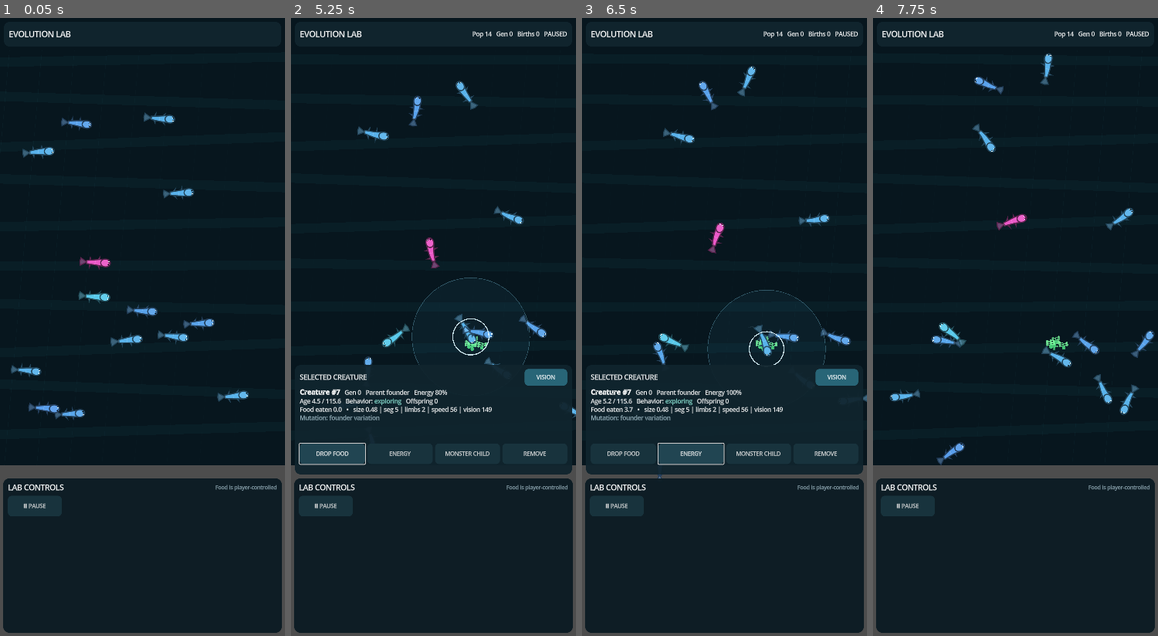
Above: before the commit, frames 1-4 (left to right).
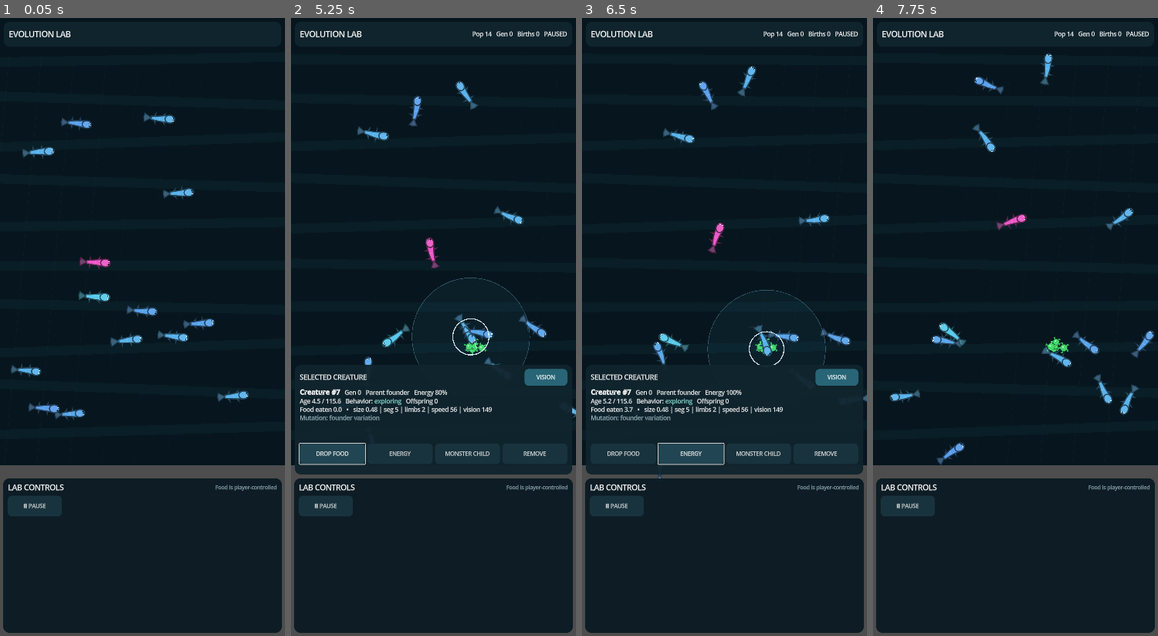
Above: after the commit, the same moments.

Repository: narmanb/procedural-evolution-simulator
Game: Godot game, scene res://scenes/main.tscn
Same seed, same stepped clock (60 frames per second), same inputs: the game is played once before the commit and once after it.
Inputs (mouse positions are in pixels of both pictures, inside the frame that each line leads up to):
- Up to frame 1 (0.05 s): no input
- Up to frame 2 (5.25 s): tap Enter at 0.5 s; move the mouse to (419, 450) at 0.52 s; tap Q at 0.6, 2.85 s; click (419, 450) at 0.67 s; tap Space at 0.77 s; click "▶ RESUME" at 1.25 s; drag from (519, 419) to (419, 450) at 2.02 s; move the mouse to (348, 234) at 2.77 s; click (348, 234) at 2.92 s; drag from (447, 327) to (348, 234) at 3.52 s; click "VISION" at 4.25 s; click "DROP FOOD" at 5 s
- Up to frame 3 (6.5 s): click "ENERGY" at 5.75 s
- Up to frame 4 (7.75 s): click "MONSTER CHILD" at 6.5 s; click "REMOVE" at 7.25 s

The runs differ from the first frame. In frame 1, less than 0.1% of the frame differs, in the area x 18-87%, y 17-64%; in frame 2, 0.1%; in frame 3, less than 0.1%; in frame 4, 0.1%, in the area x 23-92%, y 31-63%.
Error in both runs: unsupported format character in operator '%'. (res://scripts/main.gd:233)

Commit message:
Make eating and manual food visually obvious

Diff:
--- a/scripts/world_renderer.gd
+++ b/scripts/world_renderer.gd
@@ -7,6 +7,7 @@
 var trail_timer: float = 0.0
 var show_vision_overlay: bool = false
 var show_food_overlay: bool = false
+var food_paint_mode: bool = false
 
 func _process(delta: float) -> void:
     if simulation == null:
@@ -55,8 +56,6 @@
     var world_size: Vector2 = EvolutionSimulation.WORLD_SIZE
     draw_rect(Rect2(Vector2.ZERO, world_size), Color("07161e"), true)
 
-    # Broad moving water/habitat bands give the world depth without obscuring
-    # the creatures. These remain decorative in the current ecological slice.
     for y in range(105, int(world_size.y), 104):
         var wobble: float = sin(simulation.elapsed_sim_time * 0.12 + float(y) * 0.025) * 13.0
         draw_line(Vector2(0.0, float(y) + wobble), Vector2(world_size.x, float(y) - wobble), Color(0.08, 0.30, 0.34, 0.15), 24.0)
@@ -65,11 +64,12 @@
         var shimmer: float = 0.028 + 0.022 * sin(simulation.elapsed_sim_time * 0.45 + float(x) * 0.08)
         draw_line(Vector2(float(x), 82.0), Vector2(float(x) - 95.0, world_size.y), Color(0.26, 0.67, 0.72, shimmer), 1.0)
 
-    # Drought has immediate visual feedback so the player can see that an
-    # intervention is active instead of only reading a number in the UI.
     if simulation.drought_timer > 0.0:
         var intensity: float = clampf(simulation.drought_timer / 28.0, 0.0, 1.0)
         draw_rect(Rect2(Vector2.ZERO, world_size), Color(0.30, 0.13, 0.035, 0.07 + intensity * 0.07), true)
+
+    if food_paint_mode:
+        draw_rect(Rect2(Vector2(5.0, 82.0), Vector2(world_size.x - 10.0, world_size.y - 87.0)), Color(0.18, 0.80, 0.38, 0.018), true)
 
 func _draw_food() -> void:
     for patch in simulation.food_patches:
@@ -77,29 +77,31 @@
         if fullness <= 0.02:
             continue
 
-        var sway: float = sin(simulation.elapsed_sim_time * 1.1 + patch.phase) * 2.4
-        var stem_height: float = lerpf(5.0, 14.0, sqrt(fullness))
-        var base: Vector2 = patch.position
-        var top: Vector2 = base + Vector2(sway, -stem_height)
-        var plant_color := Color(0.28, 0.82, 0.48, 0.30 + fullness * 0.58)
-        var bright_color := Color(0.48, 0.98, 0.62, 0.30 + fullness * 0.45)
-
-        draw_line(base + Vector2(0.0, 3.0), top, plant_color, 1.8)
-        var leaves: int = 2 + int(round(fullness * 3.0))
+        # Compact finite food clumps. Their radius collapses visibly as eaten.
+        var pulse: float = 1.0 + sin(simulation.elapsed_sim_time * 1.6 + patch.phase) * 0.06
+        var radius: float = lerpf(2.4, 7.8, sqrt(fullness)) * pulse
+        var center: Vector2 = patch.position
+        var dark := Color(0.12, 0.42, 0.23, 0.90)
+        var green := Color(0.28, 0.88, 0.43, 0.92)
+        var bright := Color(0.63, 1.0, 0.69, 0.96)
+
+        draw_circle(center, radius + 1.5, dark)
+        draw_circle(center, radius, green)
+        draw_circle(center + Vector2(-radius * 0.22, -radius * 0.25), maxf(1.0, radius * 0.28), bright)
+
+        var leaves: int = 3 + int(round(fullness * 2.0))
         for i in range(leaves):
-            var t: float = float(i + 1) / float(leaves + 1)
-            var stem_point: Vector2 = base.lerp(top, t)
-            var side: float = -1.0 if i % 2 == 0 else 1.0
-            var leaf_tip: Vector2 = stem_point + Vector2(side * (4.0 + fullness * 5.0), -2.0 + sway * 0.25)
-            draw_line(stem_point, leaf_tip, bright_color, 2.5)
-            draw_circle(leaf_tip, 1.7 + fullness * 1.4, bright_color)
-
-        draw_circle(base, 2.4 + fullness * 2.2, plant_color)
+            var a: float = patch.phase + TAU * float(i) / float(leaves)
+            var root: Vector2 = center + Vector2.RIGHT.rotated(a) * radius * 0.55
+            var tip: Vector2 = center + Vector2.RIGHT.rotated(a) * radius * 1.75
+            var side: Vector2 = Vector2.RIGHT.rotated(a + PI * 0.5) * radius * 0.38
+            var leaf := PackedVector2Array([root, tip + side, tip - side])
+            draw_colored_polygon(leaf, Color(green.r, green.g, green.b, 0.72))
 
         if show_food_overlay:
-            var overlay_radius: float = 9.0 + fullness * 8.0
-            draw_circle(base, overlay_radius, Color(0.35, 1.0, 0.50, 0.045 + fullness * 0.07))
-            draw_arc(base, overlay_radius, -PI * 0.5, -PI * 0.5 + TAU * fullness, 22, Color(0.65, 1.0, 0.65, 0.78), 1.4)
+            var overlay_radius: float = 10.0 + fullness * 10.0
+            draw_circle(center, overlay_radius, Color(0.35, 1.0, 0.50, 0.045 + fullness * 0.07))
+            draw_arc(center, overlay_radius, -PI * 0.5, -PI * 0.5 + TAU * fullness, 22, Color(0.65, 1.0, 0.65, 0.78), 1.4)
 
 func _draw_creature(org: Organism) -> void:
     var g: Genome = org.genome
@@ -125,7 +127,6 @@
         spine.append(Vector2(x, y))
         widths.append(base_radius * taper * lerpf(0.82, 1.12, g.body_size))
 
-    # Tail fin. Long-tail genes change both reach and fin area continuously.
     var tail_root: Vector2 = spine[segment_count - 1]
     var tail_reach: float = g.tail_length()
     var tail_tip := tail_root + Vector2(-tail_reach, sin(swim - float(segment_count) * 0.78) * wave_amp * 0.45)
@@ -140,7 +141,6 @@
     var tail_outline := PackedVector2Array([tail_poly[0], tail_poly[1], tail_poly[2], tail_poly[3], tail_poly[0]])
     draw_polyline(tail_outline, outline, 1.3, true)
 
-    # Paired appendages are rendered as flexible fins rather than sticks.
     var pairs: int = g.appendage_pairs()
     for i in range(pairs):
         var t: float = float(i + 1) / float(pairs + 1)
@@ -159,7 +159,6 @@
             draw_colored_polygon(fin_poly, fin_color)
             draw_polyline(PackedVector2Array([root, tip, rear, root]), outline, 1.1, true)
 
-    # Continuous tapered body silhouette.
     var upper := PackedVector2Array()
     var lower := PackedVector2Array()
     for i in range(segment_count):
@@ -180,7 +179,6 @@
         body_outline.append(body_outline[0])
     draw_polyline(body_outline, outline, 1.6, true)
 
-    # Gene-driven stripes/spots reveal gradual inherited pattern drift.
     if g.pattern_gene > 0.22:
         for i in range(1, segment_count):
             if i % 2 == 0:
@@ -191,7 +189,6 @@
             for i in range(1, segment_count, 2):
                 draw_circle(spine[i] + Vector2(0.0, -widths[i] * 0.32), maxf(1.2, widths[i] * 0.19), Color(0.05, 0.12, 0.14, 0.26))
 
-    # Head shape is an ellipse polygon, not another body bead.
     var head_r: float = base_radius * g.head_scale()
     var head_pos := spine[0] + Vector2(head_r * 0.58, sin(swim + 0.45) * wave_amp * 0.18)
     var head_poly: PackedVector2Array = _ellipse_points(head_pos, head_r * lerpf(1.05, 1.42, g.head_ratio), head_r, 18)
@@ -213,9 +210,18 @@
         draw_circle(eye_pos + Vector2(eye_r * 0.28, 0.0), eye_r * 0.46, Color("051015"))
 
     var mouth_x: float = head_pos.x + head_r * lerpf(1.0, 1.25, g.head_ratio)
-    var mouth_open: float = 0.10 + (0.23 if org.behavior == "feeding" else 0.0)
+    var is_eating: bool = org.feeding_flash_timer > 0.0
+    var mouth_open: float = 0.12 + (0.36 if is_eating else 0.0)
     draw_line(Vector2(mouth_x - head_r * 0.20, head_pos.y - head_r * mouth_open), Vector2(mouth_x + head_r * 0.14, head_pos.y), outline, 1.6)
     draw_line(Vector2(mouth_x - head_r * 0.20, head_pos.y + head_r * mouth_open), Vector2(mouth_x + head_r * 0.14, head_pos.y), outline, 1.6)
+
+    # Visible food fragments move toward the mouth only after biomass was consumed.
+    if is_eating:
+        for i in range(4):
+            var phase: float = fposmod(simulation.elapsed_sim_time * 9.0 + float(i) * 0.23 + float(org.id) * 0.07, 1.0)
+            var incoming_x: float = mouth_x + lerpf(16.0, 2.0, phase)
+            var incoming_y: float = head_pos.y + sin(float(i) * 2.1 + simulation.elapsed_sim_time * 14.0) * 4.0 * (1.0 - phase)
+            draw_circle(Vector2(incoming_x, incoming_y), 1.6 + (1.0 - phase) * 1.1, Color(0.48, 1.0, 0.55, 0.95))
 
     if org.energy_ratio() < 0.28:
         var bar_w: float = base_radius * 3.4
